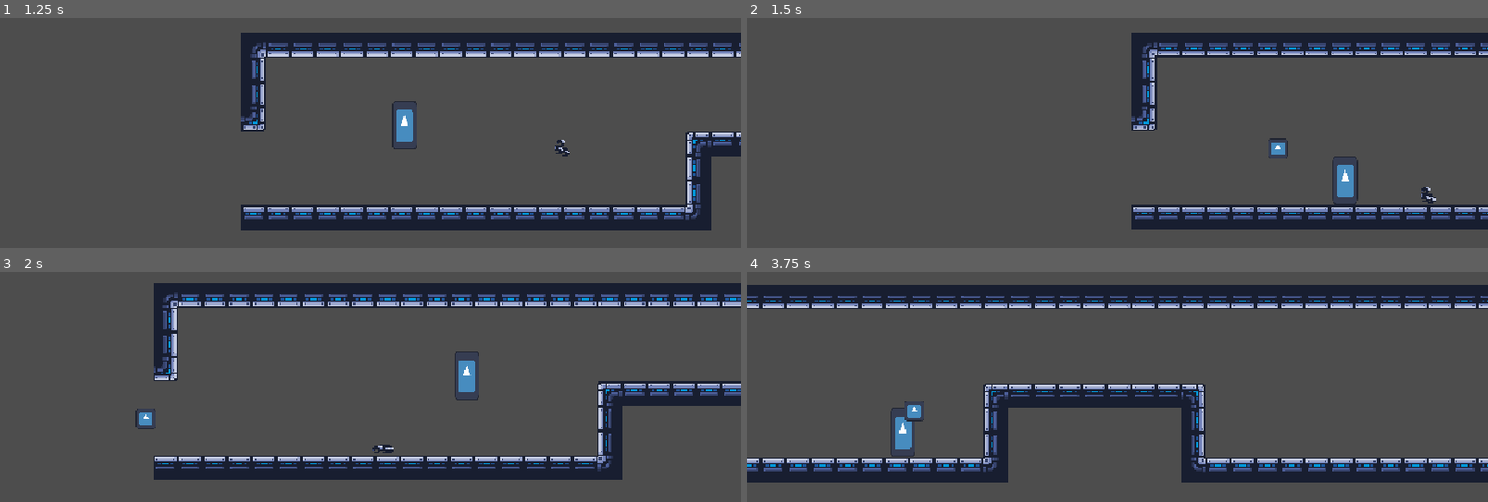
Above: before the commit, frames 1-4 (two rows, left to right).
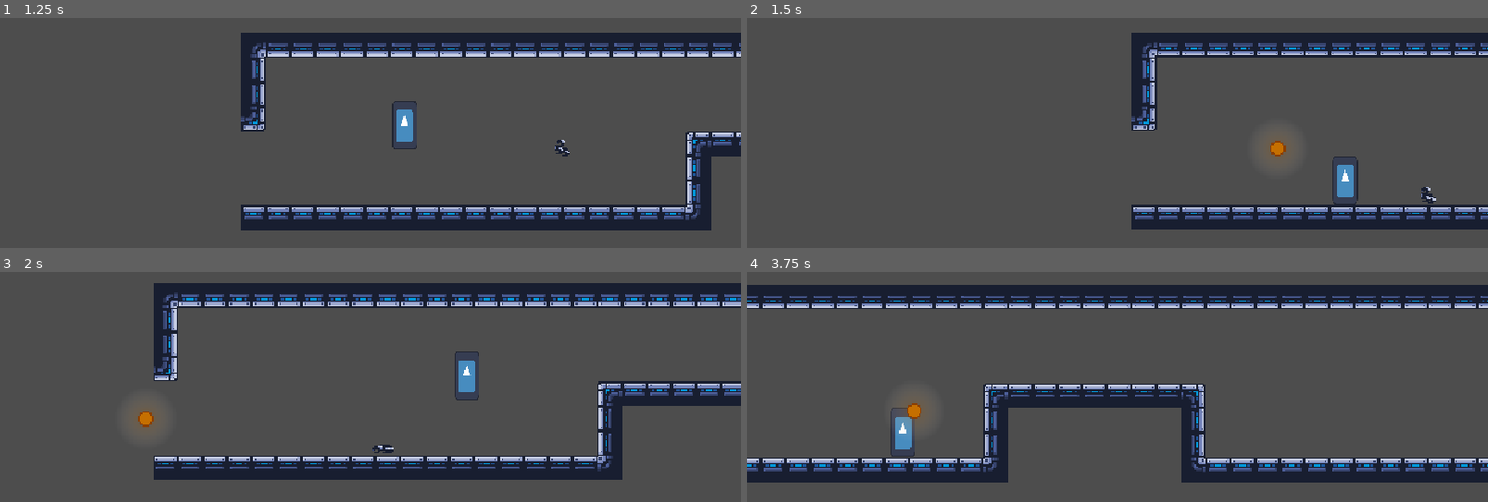
Above: after the commit, the same moments.

Repository: ygda-org/revolver
Game: Godot game, scene res://main/main.tscn
The game is run twice, just before and just after one commit, with the same random seed, the same clock (stepped at 60 frames per second) and the same inputs. The engine's default icon, where the game draws it, is replaced by a stand-in: a white triangle on a blue panel in a dark square.
Inputs (mouse positions are in pixels of both pictures, inside the frame that each line leads up to):
- Up to frame 1 (1.25 s): tap Enter (ui_accept) at 0.5 s; move the mouse to (533, 128) at 0.52 s; hold D (right) from 0.53 s (still down); click (533, 128) at 0.6 s; tap Space (jump) at 0.77 s
- Up to frame 2 (1.5 s): keep holding D (right); move the mouse to (969, 169) at 1.27 s; click (969, 169) at 1.35 s
- Up to frame 3 (2 s): keep holding D (right); tap Space (jump) at 1.52 s
- Up to frame 4 (3.75 s): move the mouse to (1191, 313) at 2.02 s; release D (right) at 2.03 s; hold A (left) 2.03-2.78 s; click (1191, 313) at 2.1 s; move the mouse to (1080, 488) at 2.77 s; hold D (right) from 2.78 s (still down); click (1080, 488) at 2.85 s; tap Space (jump) at 3.02 s; move the mouse to (1339, 467) at 3.52 s; click (1339, 467) at 3.6 s

Frame 1 is identical in both runs. In frame 2, 0.3% of the frame differs, in the area x 69-74%, y 51-64%; in frame 3, 0.3%; in frame 4, 0.4%, in the area x 20-25%, y 54-68%.

Commit message:
bullet stuff

Diff:
--- a/player/bullet/base_bullet_resource.gd
+++ b/player/bullet/base_bullet_resource.gd
@@ -12,6 +12,10 @@
 @export var life_duration: float = 10.0
 @export var shake_trauma: float = 0.5
 
+@export_category("Colors")
+@export var outline_color: Color = Color(0.541, 0.243, 0.0, 1.0)
+@export var fill_color: Color = Color(0.772, 0.437, 0.0, 1.0)
+
 enum effects {
 	NONE,
 	FREEZE,
--- a/player/bullet/bullet.gd
+++ b/player/bullet/bullet.gd
@@ -24,6 +24,9 @@
 var thing_i_hit: EnemyComponent
 
 func _ready():
+	$Sprite2D.material.set_shader_parameter("outline_color", resource.outline_color)
+	$Sprite2D.material.set_shader_parameter("fill_color", resource.fill_color)
+	$Light.texture.gradient.set_color(0, Color(resource.fill_color.r, resource.fill_color.g, resource.fill_color.b, 0.3))
 	damage = resource.damage
 	vel = direction * resource.speed
 	if resource.effect_on_shot:
--- /dev/null
+++ b/player/bullet/bullet.gdshader
@@ -0,0 +1,13 @@
+shader_type canvas_item;
+
+uniform vec4 outline_color;
+uniform vec4 fill_color;
+
+void fragment() {
+	if (COLOR.a == 0.0)
+		COLOR.a = 0.0;
+	else if (COLOR.r == 1.0)
+		COLOR = fill_color;
+	else
+		COLOR = outline_color;
+}
--- a/player/bullet/bullet.tscn
+++ b/player/bullet/bullet.tscn
@@ -1,19 +1,39 @@
 [gd_scene format=3 uid="uid://k308fsvc3jvh"]
 
 [ext_resource type="Script" uid="uid://bodwdj5njk1nb" path="res://player/bullet/bullet.gd" id="1_k2a0t"]
-[ext_resource type="Texture2D" uid="uid://dlbb2kg1nkspe" path="res://assets/icon.svg" id="1_txs3d"]
+[ext_resource type="Shader" uid="uid://b4pewokr7fm1b" path="res://player/bullet/bullet.gdshader" id="2_e8pb5"]
+[ext_resource type="Texture2D" uid="uid://sojeg33qj6xm" path="res://assets/temp_art/New Piskel-1.png.png" id="2_k2a0t"]
+
+[sub_resource type="Gradient" id="Gradient_e8pb5"]
+offsets = PackedFloat32Array(0, 0.7436306)
+colors = PackedColorArray(1, 1, 1, 0.7137255, 1, 1, 1, 0)
+
+[sub_resource type="GradientTexture2D" id="GradientTexture2D_e8pb5"]
+gradient = SubResource("Gradient_e8pb5")
+width = 40
+height = 40
+fill = 1
+fill_from = Vector2(0.5, 0.5)
+
+[sub_resource type="ShaderMaterial" id="ShaderMaterial_e8pb5"]
+shader = ExtResource("2_e8pb5")
+shader_parameter/outline_color = Vector4(1, 0, 0, 1)
+shader_parameter/fill_color = Vector4(0, 0, 0, 1)
 
 [sub_resource type="CircleShape2D" id="CircleShape2D_5kg8m"]
-radius = 7.0
+radius = 6.0
 
 [node name="Bullet" type="Area2D" unique_id=487243789]
 collision_layer = 2
 collision_mask = 2
 script = ExtResource("1_k2a0t")
 
+[node name="Light" type="Sprite2D" parent="." unique_id=1996294037]
+texture = SubResource("GradientTexture2D_e8pb5")
+
 [node name="Sprite2D" type="Sprite2D" parent="." unique_id=1538211572]
-scale = Vector2(0.1, 0.1)
-texture = ExtResource("1_txs3d")
+material = SubResource("ShaderMaterial_e8pb5")
+texture = ExtResource("2_k2a0t")
 
 [node name="CollisionShape2D" type="CollisionShape2D" parent="." unique_id=1498002629]
 shape = SubResource("CircleShape2D_5kg8m")
Binary file added: assets/temp_art/New Piskel-1.png.png
Not shown, added: assets/temp_art/New Piskel-1.png.png.import
Not shown, added: player/bullet/bullet.gdshader.uid
